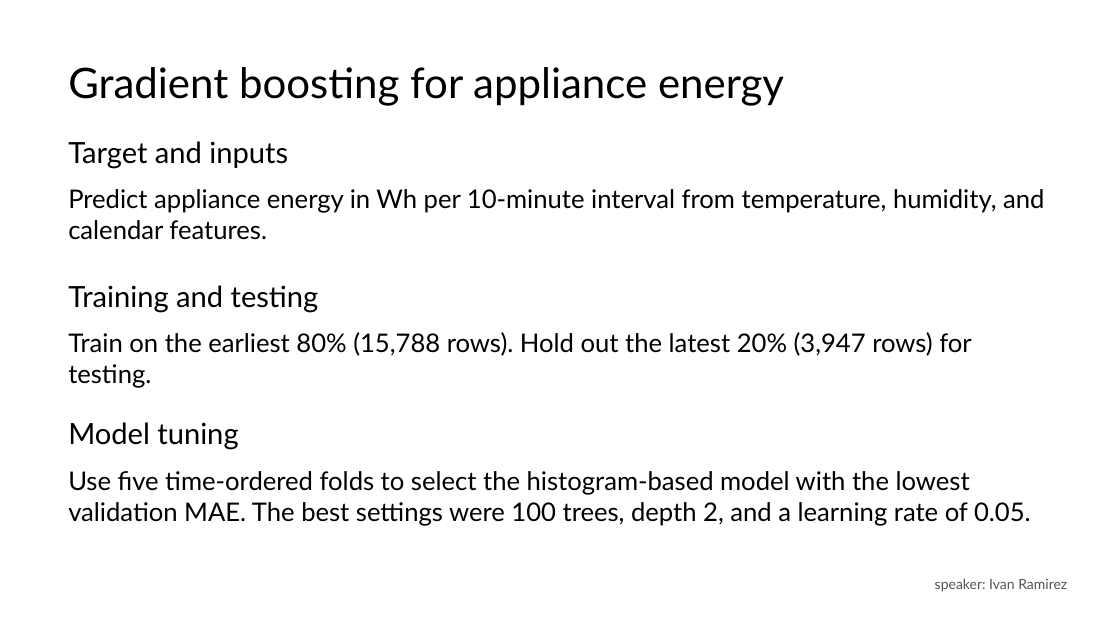
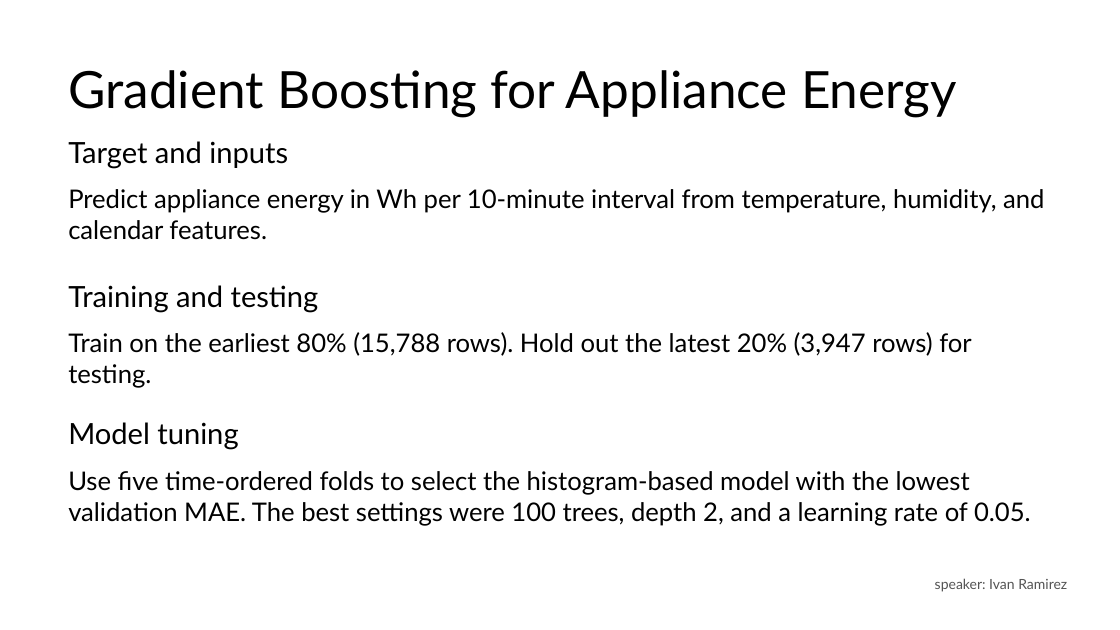
Before and after one commit to va2324/CSC3730-Group3, a slide deck: slide 25 of shared_report_&_presentation/group_presentation.pptx (slide 3 before the commit). Drawn at 1120x630 pixels with LibreOffice and Linux fonts; fonts in the diff are those of the drawing. Boxes give left, top, right and bottom in pixels: in the first picture for what was removed or moved away, otherwise in the second. Text is boxed around its words. In the diff, an @@ line names an element or a change of style, - is before the commit and + after.

Commit message:
Edited presentation

```diff
--- a/shared_report_&_presentation/group_presentation.pptx
+++ b/shared_report_&_presentation/group_presentation.pptx
@@ text at (68,70,957,118): text changed; size 36 to 44 pt @@
-Gradient boosting for appliance energy
+Gradient Boosting for Appliance Energy
```
Also in this commit, not shown: 7 other slides changed, 17 slides added, 1 slide removed.
